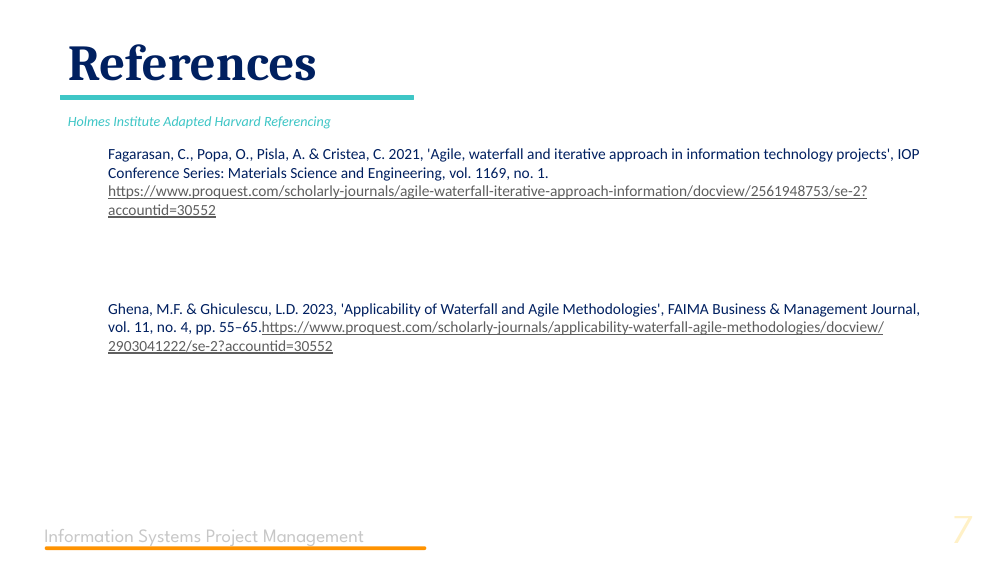
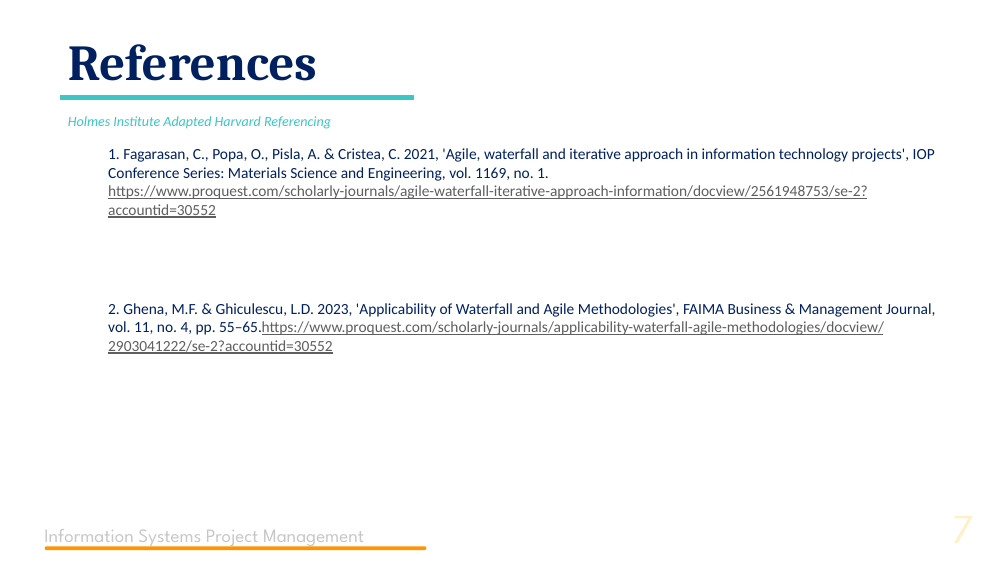
Before and after one commit to Tanvir000Tonoy/Presentation, a slide deck: slide 7 of Presentation ISPM.pptx. Drawn at 1008x567 pixels with LibreOffice and Linux fonts; fonts in the diff are those of the drawing. Boxes give left, top, right and bottom in pixels: in the first picture for what was removed or moved away, otherwise in the second. Text is boxed around its words. In the diff, an @@ line names an element or a change of style, - is before the commit and + after.

```diff
--- a/Presentation ISPM.pptx
+++ b/Presentation ISPM.pptx
@@ text at [108,148,935,181]: text changed @@
-Fagarasan, C., Popa, O., Pisla, A. & Cristea, C. 2021, 'Agile, waterfall and iterative approach in information technology projects', IOP Conference Series: Materials Science and Engineering, vol. 1169, no. 1.
+1. Fagarasan, C., Popa, O., Pisla, A. & Cristea, C. 2021, 'Agile, waterfall and iterative approach in information technology projects', IOP Conference Series: Materials Science and Engineering, vol. 1169, no. 1.
@@ text at [108,303,935,354]: text changed @@
-Ghena, M.F. & Ghiculescu, L.D. 2023, 'Applicability of Waterfall and Agile Methodologies', FAIMA Business & Management Journal, vol. 11, no. 4, pp. 55–65.https://www.proquest.com/scholarly-journals/applicability-waterfall-agile-methodologies/docview/2903041222/se-2?accountid=30552
+2. Ghena, M.F. & Ghiculescu, L.D. 2023, 'Applicability of Waterfall and Agile Methodologies', FAIMA Business & Management Journal, vol. 11, no. 4, pp. 55–65.https://www.proquest.com/scholarly-journals/applicability-waterfall-agile-methodologies/docview/2903041222/se-2?accountid=30552
```
Also in this commit, not shown: 1 other file.
